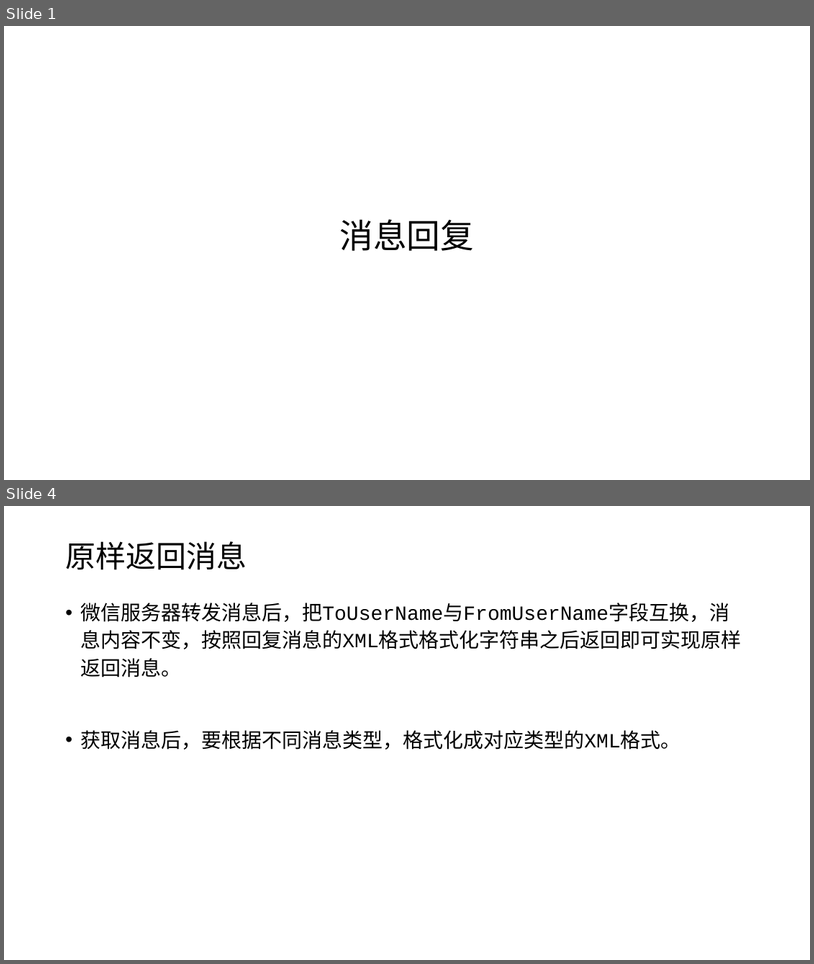
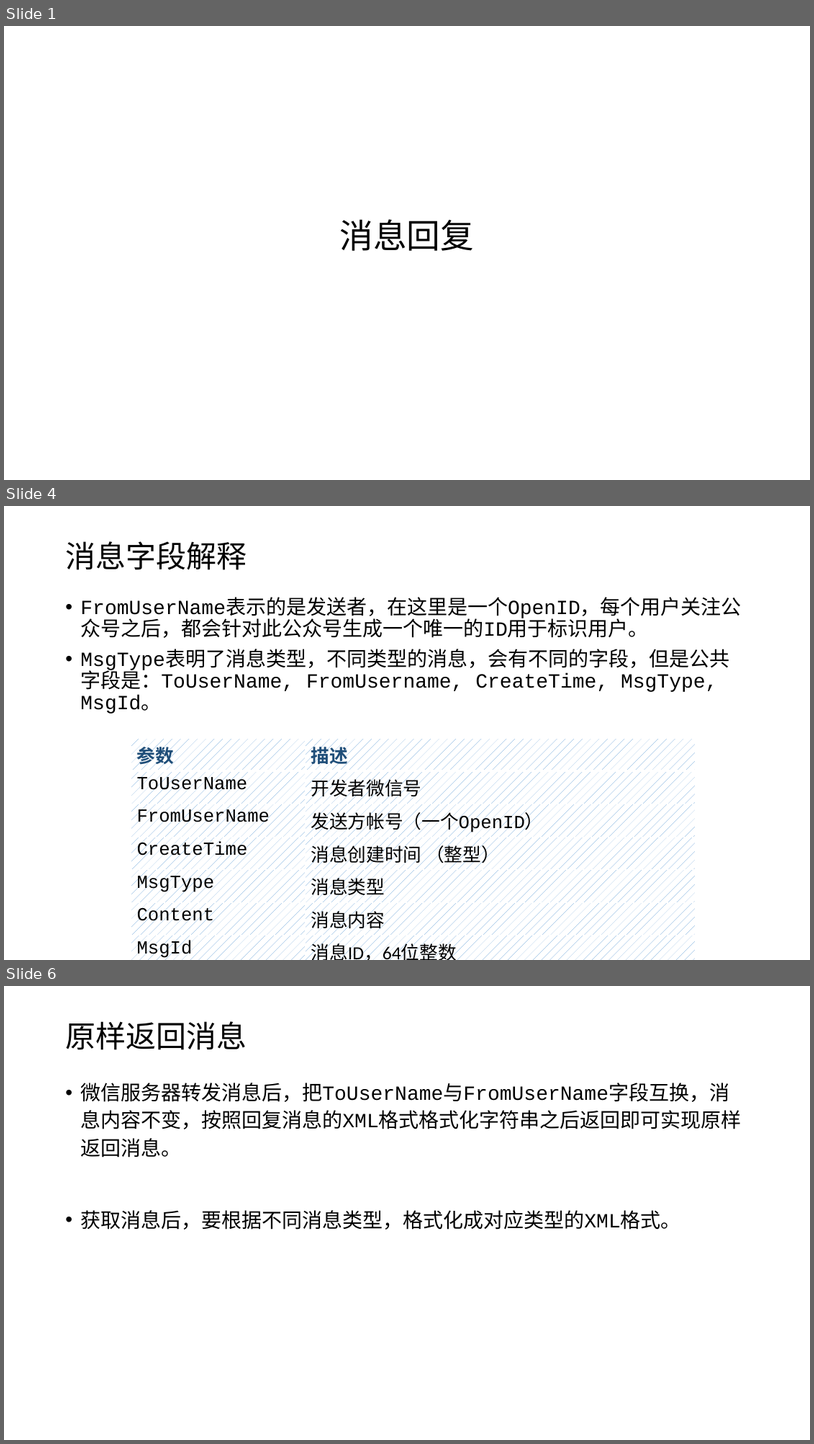
Before and after one commit to edu2act/course-wechat-and-miniprogram, a slide deck: ch02/原样返回消息.pptx. Shown one above the other, each under a label of ours: slides 1 and 4 before the commit, slides 1, 4 and 6 after it; the slides between them are not shown. The pictures are 814x964 and 814x1444 pixels, drawn with LibreOffice and Linux fonts; fonts in the diff are those of the drawing. Boxes give left, top, right and bottom in pixels: in the first picture for what was removed or moved away, otherwise in the second. Text is boxed around its words. In the diff, an @@ line names an element or a change of style, - is before the commit and + after.

```diff
--- a/ch02/原样返回消息.pptx
+++ b/ch02/原样返回消息.pptx
@@ slide 4 added at <box>4,506,810,960</box>, background #FFFFFF @@
@@ title added at <box>65,541,247,570</box>, 36 pt, text #000000 @@
+消息字段解释
@@ text added at <box>80,600,741,713</box>, 24 pt, text #000000 @@
+• FromUserName表示的是发送者，在这里是一个OpenID，每个用户关注公众号之后，都会针对此公众号生成一个唯一的ID用于标识用户。
+• MsgType表明了消息类型，不同类型的消息，会有不同的字段，但是公共字段是：ToUserName, FromUsername, CreateTime, MsgType, MsgId。
@@ table added at <box>131,739,695,960</box>, 7 rows, 2 columns @@
+参数 | 描述
+ToUserName | 开发者微信号
+FromUserName | 发送方帐号（一个OpenID）
+CreateTime | 消息创建时间 （整型）
+MsgType | 消息类型
+Content | 消息内容
+MsgId | 消息ID，64位整数
@@ what was slide 4 is now slide 6 @@
```
Also in this commit, not shown: 1 slide changed, 2 other slides added, 1 slide removed, 7 other files.
